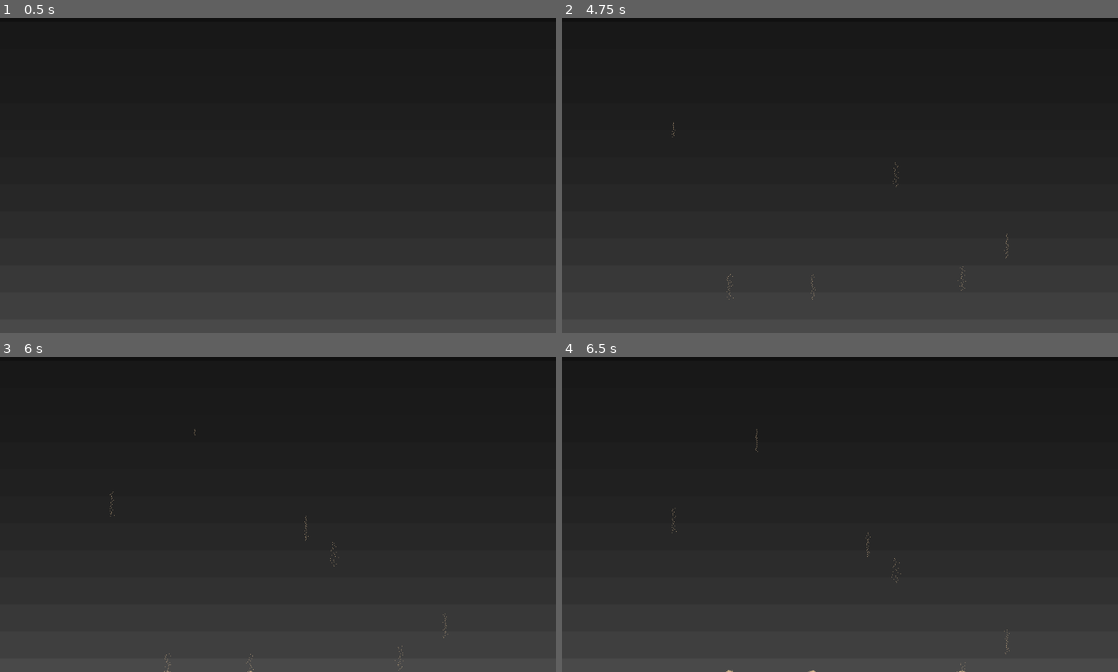
Above: before the commit, frames 1-4 (two rows, left to right).
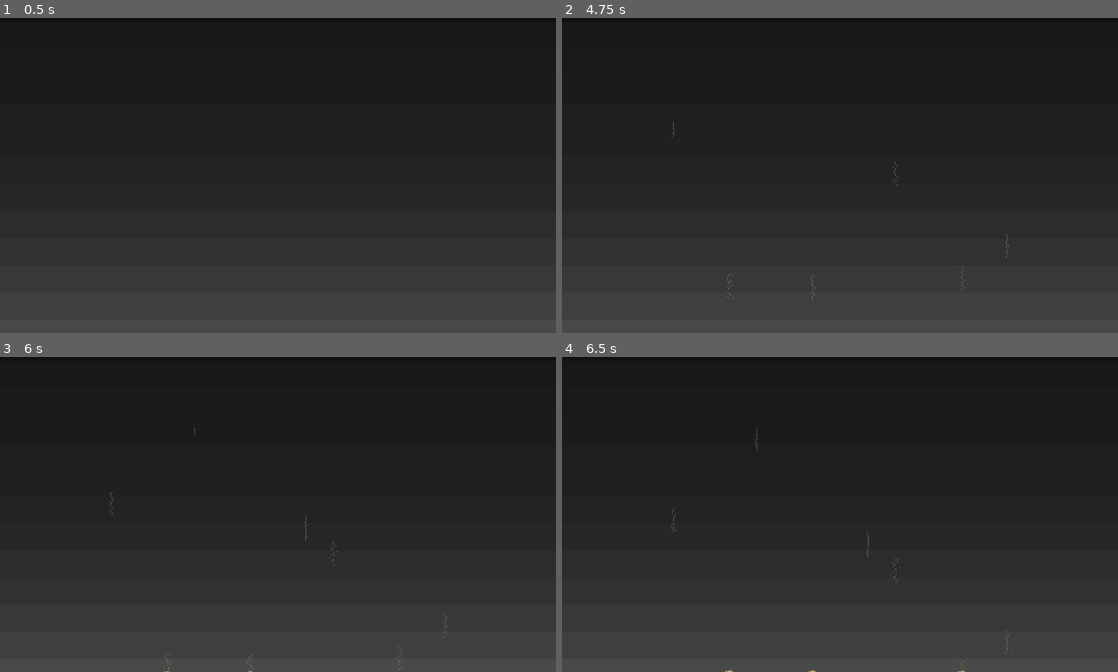
Above: after the commit, the same moments.

Repository: jt-ziolo/FallingSandGd3
Game: Godot game, scene res://root.tscn
Two runs of this game, one before a commit and one after it. Both use one fixed random seed, a clock stepped at 60 frames per second and the inputs below.
Inputs (mouse positions are in pixels of both pictures, inside the frame that each line leads up to):
- Up to frame 1 (0.5 s): no input
- Up to frame 2 (4.75 s): tap Enter at 0.5 s; move the mouse to (962, 153) at 0.52 s; press the mouse at (962, 153) at 0.53 s; move the mouse to (728, 188) at 1.27 s; release the mouse at (728, 188) at 1.28 s; click (728, 188) at 1.35 s; move the mouse to (895, 99) at 2.02 s; press the mouse at (895, 99) at 2.03 s; move the mouse to (812, 235) at 2.77 s; release the mouse at (812, 235) at 2.78 s; click (812, 235) at 2.85 s; move the mouse to (1006, 219) at 3.52 s; press the mouse at (1006, 219) at 3.53 s; move the mouse to (673, 121) at 4.27 s; release the mouse at (673, 121) at 4.28 s; click (673, 121) at 4.35 s
- Up to frame 3 (6 s): move the mouse to (305, 508) at 5.02 s; press the mouse at (305, 508) at 5.03 s; move the mouse to (194, 429) at 5.77 s; release the mouse at (194, 429) at 5.78 s; click (194, 429) at 5.85 s
- Up to frame 4 (6.5 s): no input

Frame 1 is identical in both runs. In frame 2, less than 0.1% of the frame differs, in the area x 19-73%, y 33-90%; in frame 3, less than 0.1%, in the area x 19-81%, y 22-100%; in frame 4, less than 0.1%.

Commit message:
Changed viewport settings to prevent more of the area being exposed for painting, when it is intended that the area remain the same

Diff:
--- a/godot/project.godot
+++ b/godot/project.godot
@@ -90,6 +90,11 @@
 run/main_scene="res://root.tscn"
 config/icon="res://icon.png"
 
+[display]
+
+window/stretch/mode="viewport"
+window/stretch/aspect="keep"
+
 [editor_plugins]
 
 enabled=PoolStringArray( "res://addons/gut/plugin.cfg" )
